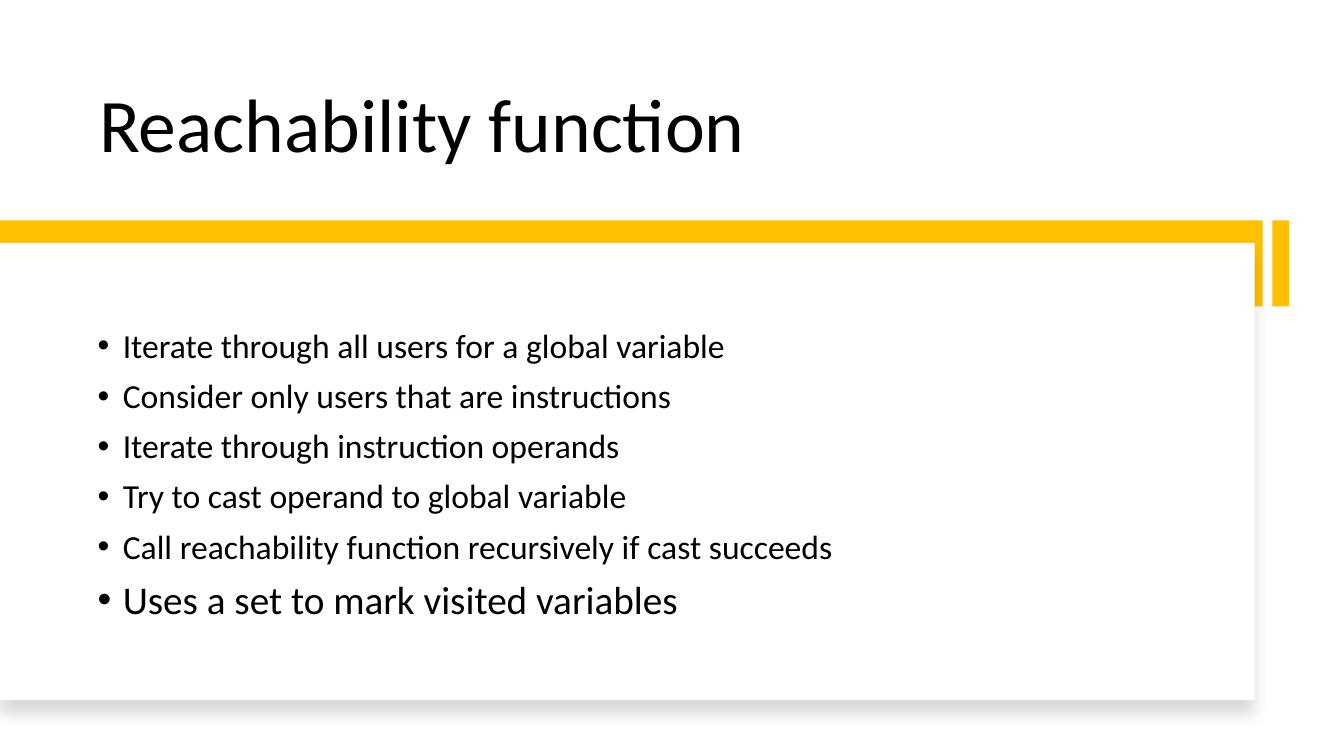
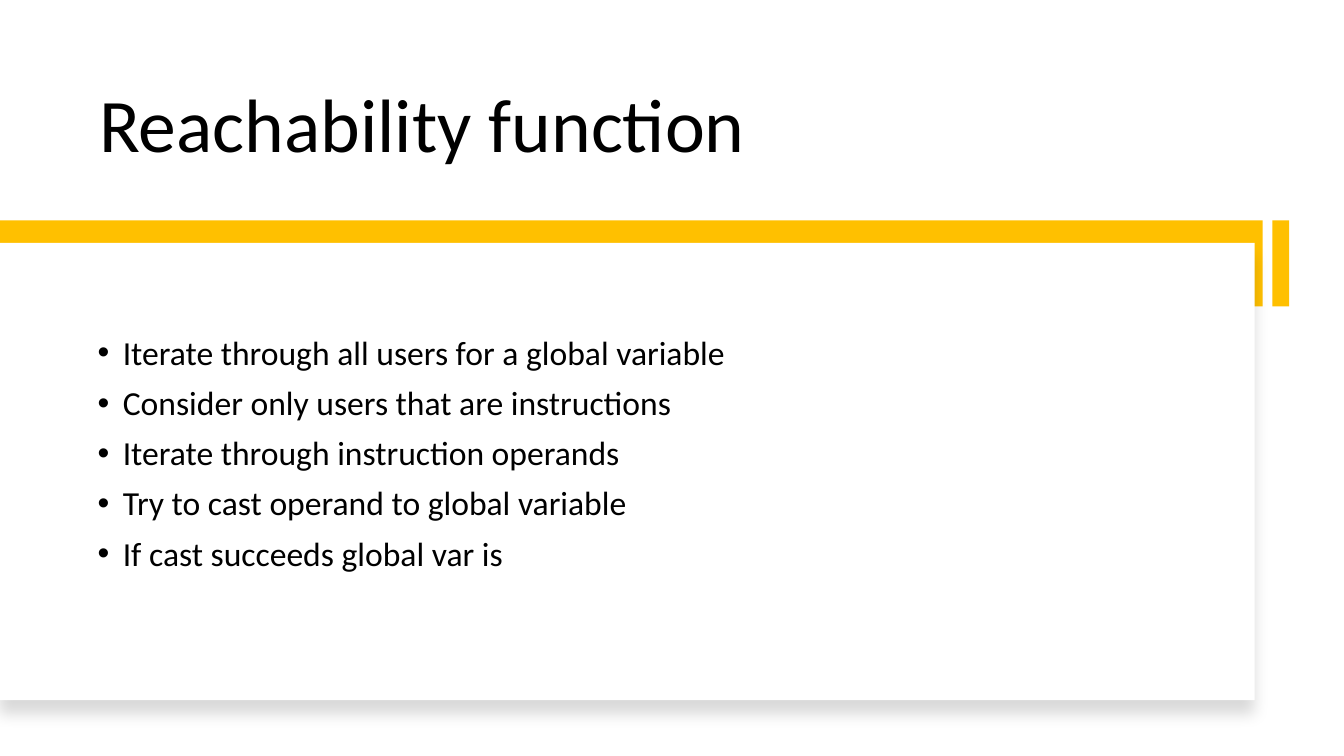
Before and after one commit to imateja/llvm-passes, a slide deck: slide 9 of Presentation.pptx. Drawn at 1344x756 pixels with LibreOffice and Linux fonts; fonts in the diff are those of the drawing. Boxes give left, top, right and bottom in pixels: in the first picture for what was removed or moved away, otherwise in the second. Text is boxed around its words. In the diff, an @@ line names an element or a change of style, - is before the commit and + after.

Commit message:
update presentation pptx

```diff
--- a/Presentation.pptx
+++ b/Presentation.pptx
@@ text at (123,542,503,572): text changed @@
-• Call reachability function recursively if cast succeeds
-• Uses a set to mark visited variables
+• If cast succeeds global var is
```
